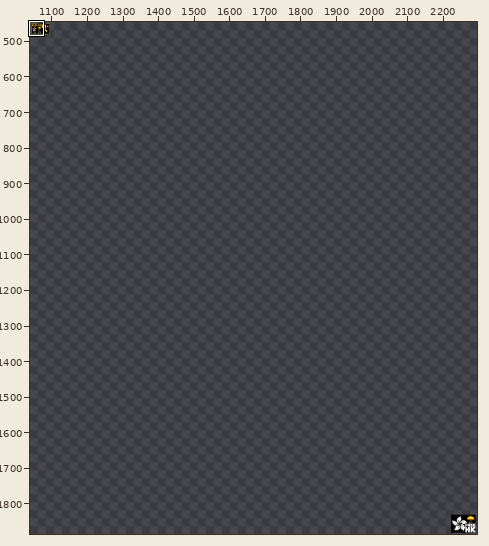
Two states of a sprite sheet, rplace/template2.png. Above: a wide view before the commit, with the close-up outlined.
Close-up. Old version:
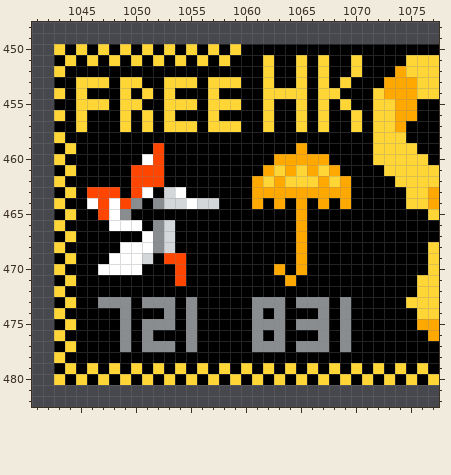
The file is 3000x2000 pixels. Colours within 5 levels of each other are drawn and written as one. Shown: x 1041..1077, y 448..482. The wide view leaves out empty margins.
And afterwards:
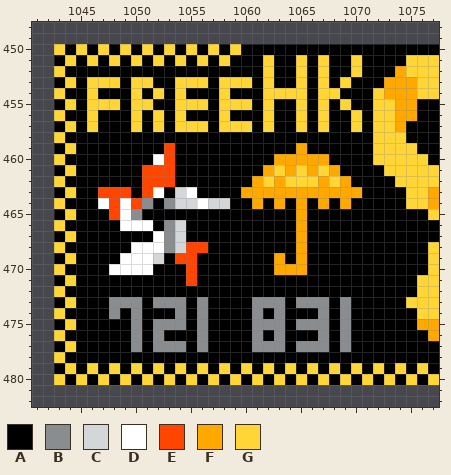
Palette (. is transparent): A #000000  B #898d90  C #d4d7d9  D #ffffff  E #ff4500  F #ffa800  G #ffd635
Diff:
@@ x 1041..1077 @@
 452 ..GAAAAAAAAAAAAAAAAAAGAAGAGAAGAAAFGGG
-453 ..AAGGGAGGAAGGGAGGGAAGAAGAGAGAAAFFFGG
-454 ..GAGAAAGAGAGAAAGAAAAGGGGAGGAAAGFFFGG
-455 ..AAGGGAGGAAGGGAGGGAAGAAGAGAGAAGGFFAA
-456 ..GAGAAAGAGAGAAAGAAAAGAAGAGAAGAGGFFAA
-457 ..AAGAAAGAGAGGGAGGGAAGAAGAGAAGAGGFAAA
+453 ..AGAGGGAGGAAGGGAGGGAGAAGAGAGAAAFFFGG
+454 ..GAAGAAAGAGAGAAAGAAAGGGGAGGAAAGFFFGG
+455 ..AGAGGGAGGAAGGGAGGGAGAAGAGAGAAGGFFAA
+456 ..GAAGAAAGAGAGAAAGAAAGAAGAGAAGAGGFFAA
+457 ..AGAGAAAGAGAGGGAGGGAGAAGAGAAGAGGFAAA
 458 ..GAAAAAAAAAAAAAAAAAAAAAAAAAAAAGGGAAA
-459 ..AGAAAAAAAEAAAAAAAAAAAAFAAAAAAGGGGAA
-460 ..GAAAAAAADEAAAAAAAAAAFFFFFAAAAGGGGGA
-461 ..AGAAAAAEEEAAAAAAAAAFGFGFGFAAAAGGGGG
-462 ..GAAAAAAEEEAAAAAAAAFGFGGGFGFAAAAGGGG
-463 ..AGAEEEAEDACDAAAAAAFFFFFFFFFAAAAAGGF
-464 ..GAADEDEBABCCDCCAAAFAFAFAFAFAAAAAGGF
-465 ..AGAAEDBAAAAAAAAAAAAAAAFAAAAAAAAAAAG
-466 ..GAAAADDDABCAAAAAAAAAAAFAAAAAAAAAAAA
-467 ..AGAAAAAADBCAAAAAAAAAAAFAAAAAAAAAAAA
-468 ..GAAAAADDDBCAAAAAAAAAAAFAAAAAAAAAAAG
-469 ..AGAAADDDCAEEAAAAAAAAAAFAAAAAAAAAAAG
-470 ..GAAADDDDAAAEAAAAAAAAFAFAAAAAAAAAAAG
-471 ..AGAAAAAAAAAEAAAAAAAAAFAAAAAAAAAAAGG
+459 ..AGAAAAAAAAEAAAAAAAAAAAFAAAAAAGGGGAA
+460 ..GAAAAAAAADEAAAAAAAAAFFFFFAAAAGGGGGA
+461 ..AGAAAAAAEEEAAAAAAAAFGFGFGFAAAAGGGGG
+462 ..GAAAAAAAEEEAAAAAAAFGFGGGFGFAAAAGGGG
+463 ..AGAAEEEAEDACDAAAAFFFFFFFFFFFAAAAGGF
+464 ..GAAADEDEBABCCDCCAAFAFAFAFAFAAAAAGGF
+465 ..AGAAAEDBAAAAAAAAAAAAAAFAAAAAAAAAAAG
+466 ..GAAAAADDDABCAAAAAAAAAAFAAAAAAAAAAAA
+467 ..AGAAAAAAADBCAAAAAAAAAAFAAAAAAAAAAAA
+468 ..GAAAAAADDDBCEEAAAAAAAAFAAAAAAAAAAAG
+469 ..AGAAAADDDCAEEAAAAAAAFAFAAAAAAAAAAAG
+470 ..GAAAADDDDAAAEAAAAAAAFFFAAAAAAAAAAAG
+471 ..AGAAAAAAAAAAEAAAAAAAAAAAAAAAAAAAAGG
 472 ..GAAAAAAAAAAAAAAAAAAAAAAAAAAAAAAAAGG
-473 ..AGAABBBABBBABAAAAABBBABBBABAAAAAGGG
-474 ..GAAAAABAAABABAAAAABABAAABABAAAAAAGG
-475 ..AGAAAABABBBABAAAAABBBABBBABAAAAAAFF
-476 ..GAAAAABABAAABAAAAABABAAABABAAAAAAAF
-477 ..AGAAAABABBBABAAAAABBBABBBABAAAAAAAA
+473 ..AGAAABBBABBBABAAAABBBABBBABAAAAAGGG
+474 ..GAAAABABAAABABAAAABABAAABABAAAAAAGG
+475 ..AGAAAAABABBBABAAAABBBABBBABAAAAAAFF
+476 ..GAAAAAABABAAABAAAABABAAABABAAAAAAAF
+477 ..AGAAAAABABBBABAAAABBBABBBABAAAAAAAA
 478 ..GAAAAAAAAAAAAAAAAAAAAAAAAAAAAAAAAAA
